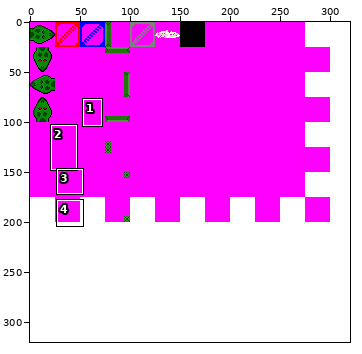
File history of a sprite sheet, Snake/Recu/hojas/Hoja1.png. Above, an overview of the earlier version with the close-up marked.
Close-up. Before:
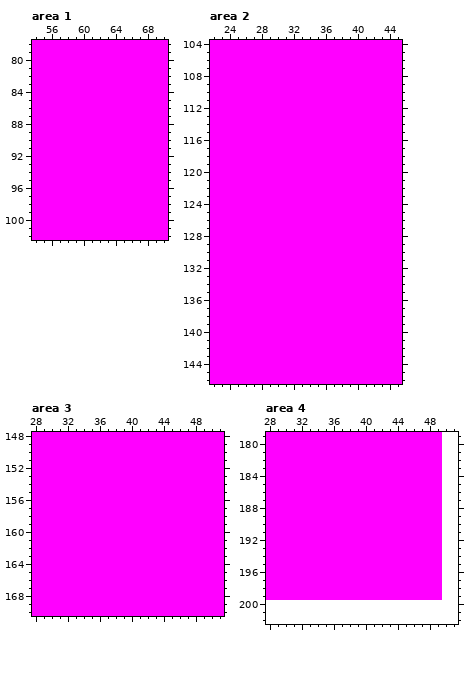
The file is 320x320 pixels. Shown: area 1: x 54..70, y 78..102; area 2: x 22..45, y 104..146; area 3: x 28..51, y 148..170; area 4: x 28..51, y 179..202. The commit also changed other parts of the picture, which this record leaves out.
The result:
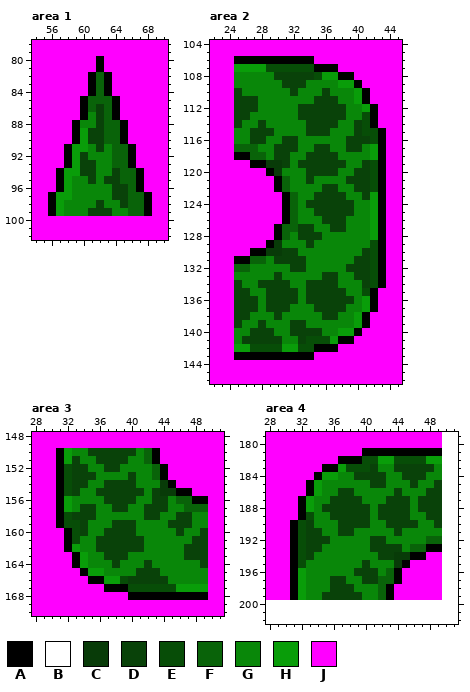
Palette (. is transparent): A #000000  B #ffffff  C #083b08  D #094209  E #074d07  F #096309  G #098709  H #099d09  J #ff00ff
The exact change:
Changed rows in their new state; - is an unchanged pixel.
Area 1:
first column x 56:
 80 ------A------
 81 ------A------
 82 -----AFA-----
 83 -----AFA-----
 84 -----AFA-----
 85 ----AFFFA----
 86 ----AFDFA----
 87 ----AGDFA----
 88 ---AGGDFFA---
 89 ---AHDDFFA---
 90 ---AHDDFFA---
 91 --AHHGDGFFA--
 92 --AHDGGGFFA--
 93 --AHDDGGFFA--
 94 -AHHDDGGDFFA-
 95 -AHGGDGDDFFA-
 96 -AHGGGGGDDFA-
 97 AHHGGGGGDDFFA
 98 AHGGGGDGGDFFA
 99 AHGGGDDDGGFFA
Area 2:
first column x 25:
106 AAAAAAAAAA---------
107 HHHHEEEEEEAAA------
108 GGGGGDDDDDEHHAA----
109 GGGGGGDDDGGGGHHA---
110 DGGGGGGDGGGDGGGHA--
111 DDDGGGGGGGDDDGGHA--
112 DDDGGGGGDDDDDDGGHA-
113 DDGGGGGGDDDDDDGGEA-
114 DGGDGGGGGDDDDGGDEA-
115 GGDDDGGGGDDDGGGDEEA
116 GGDDGGDDGGGGGGDDDEA
117 FFFGGDDDGGDDGGDDGHA
118 AAFFGDDGGDDDDGGGGHA
119 --AACCDGDDDDDDGGDEA
120 ----ACGGGDDDDGGDDEA
121 -----AFGGDGGGGDDDEA
122 -----AFGGGGDDGGDDEA
123 ------AFGGDDDDGGDHA
124 ------AFGDDDDDDGGHA
125 ------AFGGDDDDDGGHA
126 ------AFGGGDDDGGGHA
127 -----AFFDDGGDDGGGHA
128 -----AFGDDDGGGGGGHA
129 ----ACGGGDGGGGGGGEA
130 --AACCDDGGGGGGGGDEA
131 AAFFGDDDDGGGGGGDDEA
132 FFGGGGGDDGGGGGDDDEA
133 GGGGGDGGGGGDDGGDDEA
134 DGGDDDDGGDDDDGGGDEA
135 DDGGDDDDGDDDDDGGEA-
136 DDDGDDDDGDDDDDDGHA-
137 DDDGDDDGGGDDDDGGHA-
138 DDGGGDGGGGGDDGGHA--
139 DGGDGGGDDGGGGGGHA--
140 GGDDDGGDDDDGGHHA---
141 GDDDDDGGDEEEHAA----
142 HHEEEEHHEEAAA------
143 AAAAAAAAAA---------
Area 3:
first column x 31:
150 AHGGDDDDDDGFA------
151 AHDGGDDDDGGFA------
152 AEDDGGDDGGGGFA-----
153 AEDDDGGGGDGGFA-----
154 AEDDGGDDDDGGGCA----
155 AEDGGDDDDDDGDCCAA--
156 AHGGGGDDDDGGDDGFFAA
157 AHGDDGGDDGGDDDGGFFF
158 AEDDDGGGGGGDDGGDDGG
159 AEEDGGGDDDGGGGDDDGG
160 -AEDGGDDDDGGGGGDGGD
161 -AEGGDDDDDDGGGGGGDD
162 -AHGGDDDDDDGGGGGDDD
163 --AHGGDDDGGGGGGGDDD
164 --AHGGGDGGGDGGGGGGD
165 ---AHHGGGGDDDGGGGGG
166 ----AAHHEDDDDDGGGGG
167 ------AAAEEEEEEHHHH
168 ---------AAAAAAAAAA
Area 4:
first column x 31:
181 ---------AAAAAAAAAA
182 ------AAAEEHHEEEEHH
183 ----AAHEEEDGGDDDDDG
184 ---AHHGGDDDDGGDDDGG
185 --AHGGGGGGDDGGGDGGD
186 --AHGGDDGGGGGDGGGDD
187 -AHGGDDDDGGGDDDGDDD
188 -AHGDDDDDDGDDDDGDDD
189 -AEGGDDDDDGDDDDGGDD
190 AEDGGGDDDDGGDDDDGGD
191 AEDDGGDDGGGGGDGGGGG
192 AEDDDGGGGGDDGGGGGFF
193 AEDDGGGGGGDDDDGFFAA
194 AEDGGGGGGGGDDCCAA--
195 AEGGGGGGGDGGGCA----
196 AHGGGGGGDDDGFA-----
197 AHGGGDDGGDDFFA-----
198 AHGGGDDDGGGFA------
199 AHGGDDDDDGGFA------
